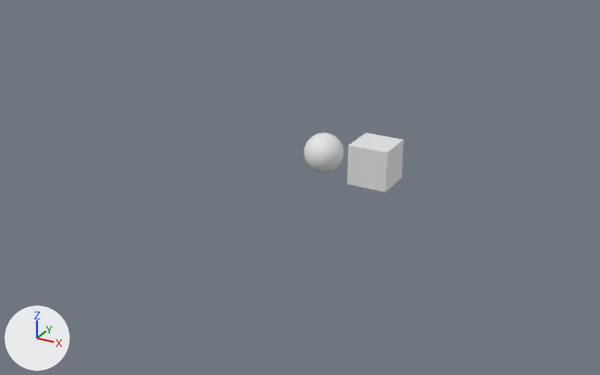
What one commit did to the COLLADA model CybtansSDK/Tests/Cybtans.Tests.Gateway/Assets/sample2/sample2.dae.
One viewpoint serves both versions: a 50 mm lens placed at (17.6, -34.4, 15.2), pointed at (-0.6, -1.3, -1.4). Arrows for +X, +Y and +Z are at lower left; the lights stay in place. Materials are left out; every surface is plain grey. Where no turn or scale is listed for an object, it has been applied to the vertices.

The scene before the commit, as lines of its bpy script (objects in view):
```python
me_cube = bpy.data.meshes.new('Cube')
me_cube.from_pydata(...)  # a box spanning x -1.0..1.0, y -1.0..1.0, z -1.0..1.0
me_cube.materials.append(mat_cubematerial)
me_sphere = bpy.data.meshes.new('Sphere')
me_sphere.from_pydata(...)  # a UV sphere (32 segments, 16 rings, poles along z) spanning x -1.0..1.0, y -1.0..1.0, z -1.0..1.0
me_sphere.materials.append(mat_earthmaterial)
ob_cube = bpy.data.objects.new('Cube', me_cube)
ob_cube.location = (2.8, 0.02, 0.16)
ob_sphere = bpy.data.objects.new('Sphere', me_sphere)
ob_sphere.location = (-0.02, 0.05, 0.09)
```
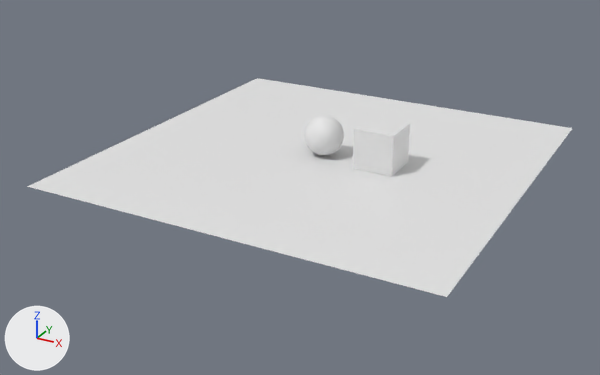
Edits to the bpy script that builds the scene:
```text
Add me_grid:
    me_grid.from_pydata(...)  # 100 vertices, 162 faces; spans x -10.0..10.0, y -10.0..10.0, z 0.0
Change ob_sphere:
    ob_sphere.location: (-0.02, 0.05, 0.09) -> (-0.02, 0.05, 1.01)
Change ob_cube:
    ob_cube.location: (2.8, 0.02, 0.16) -> (3.08, 0.02, 1.02)
Add ob_grid:
    ob_grid = bpy.data.objects.new('Grid', me_grid)
    ob_grid.location = (0.0, 0.0, 0.0)
```

Boxes (x1, y1, x2, y2) around the edits, measured in the pictures (600 x 375 px):
'Grid', added: after (27, 78, 572, 297)
'Cube', moved: before (347, 133, 404, 192); after (353, 117, 410, 177)
'Sphere', moved: before (304, 133, 344, 173); after (304, 115, 344, 155)
